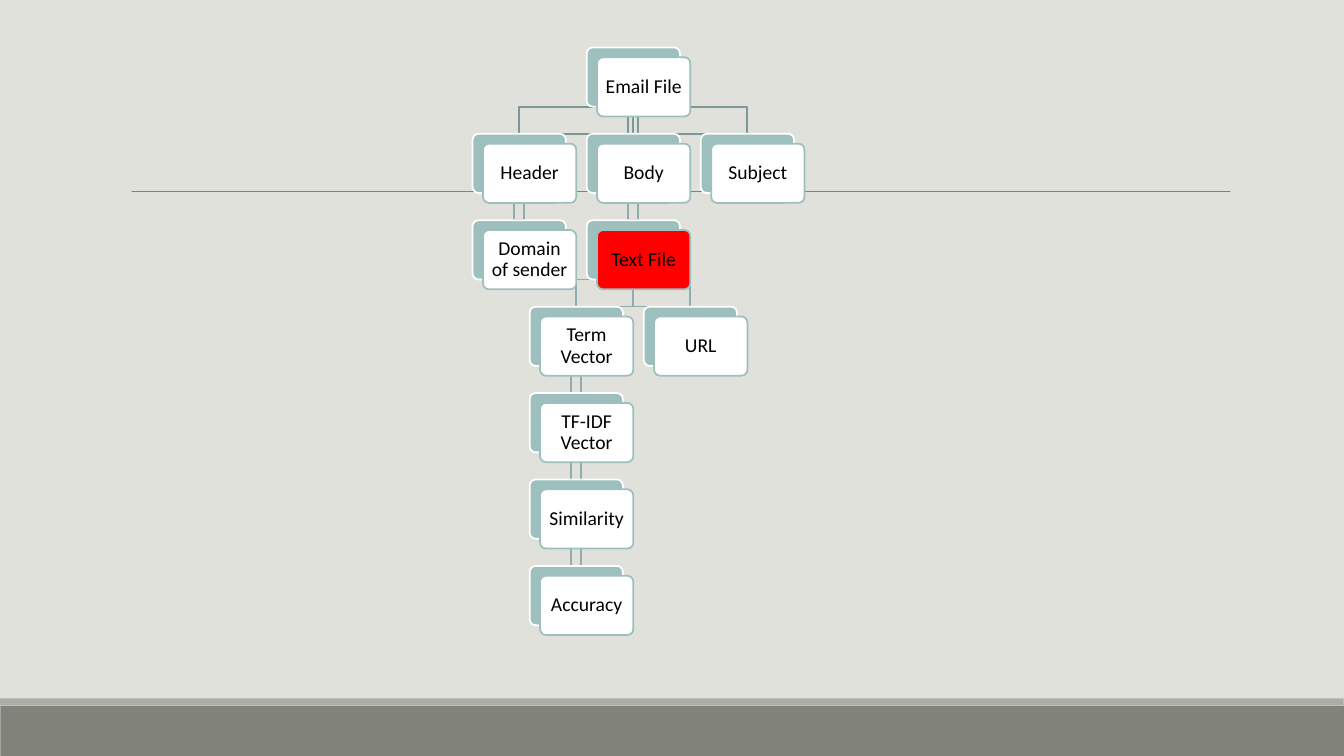
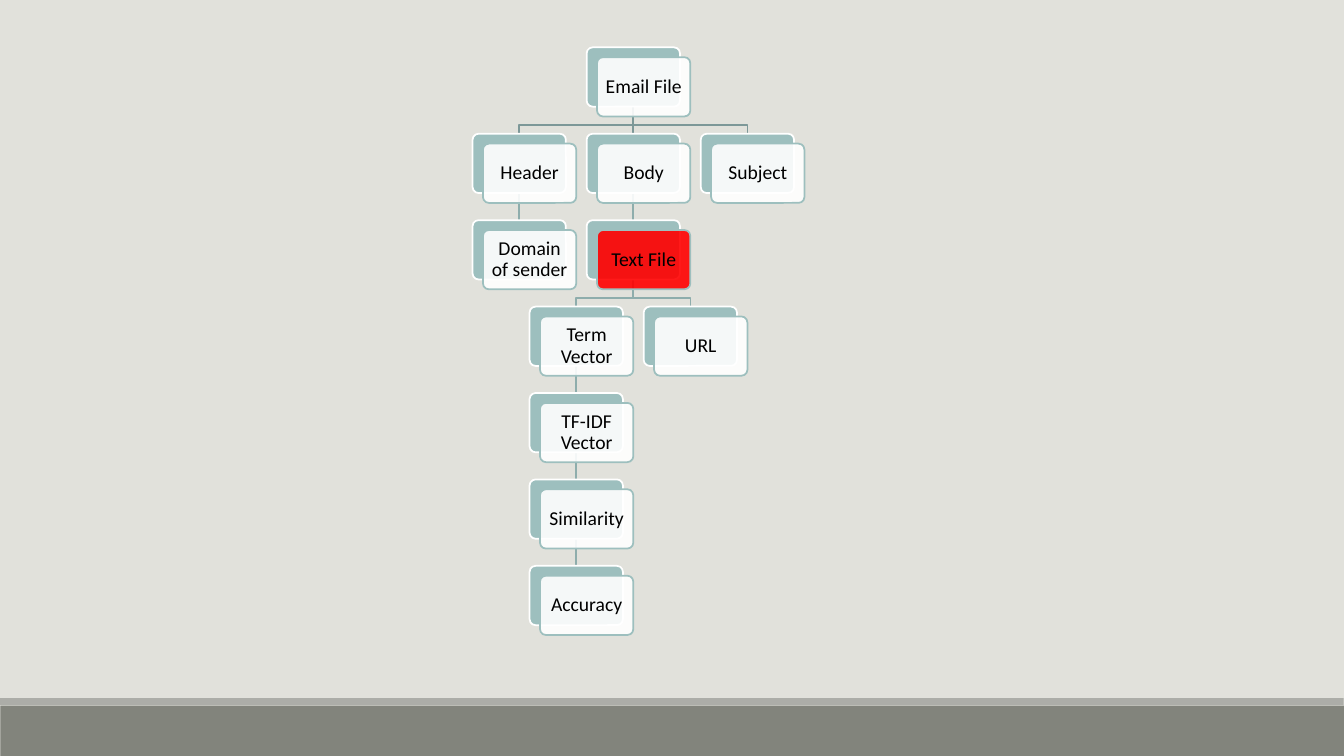
Before and after one commit to bmtober/ec4747-alt, a slide deck: slide 10 of presentation/EC4747Presentation.pptx. Drawn at 1344x756 pixels with LibreOffice and Linux fonts; fonts in the diff are those of the drawing. Boxes give left, top, right and bottom in pixels: in the first picture for what was removed or moved away, otherwise in the second. Text is boxed around its words. In the diff, an @@ line names an element or a change of style, - is before the commit and + after.

```diff
--- a/presentation/EC4747Presentation.pptx
+++ b/presentation/EC4747Presentation.pptx
@@ text "Email File" moved from (x1=597, y1=57, x2=691, y2=117) to (x1=606, y1=79, x2=682, y2=93) @@
@@ rectangle removed at (x1=519, y1=107, x2=633, y2=134) @@
@@ rectangle removed at (x1=628, y1=107, x2=638, y2=134) @@
@@ rectangle removed at (x1=633, y1=107, x2=747, y2=134) @@
@@ text "Header" moved from (x1=483, y1=144, x2=577, y2=204) to (x1=500, y1=165, x2=558, y2=179) @@
@@ text "Body" moved from (x1=597, y1=144, x2=691, y2=204) to (x1=624, y1=165, x2=664, y2=182) @@
@@ line removed from (132, 192) to (1231, 192) @@
@@ rectangle removed at (x1=514, y1=194, x2=524, y2=221) @@
@@ rectangle removed at (x1=628, y1=194, x2=638, y2=221) @@
@@ text "Domain of sender" moved from (x1=483, y1=230, x2=577, y2=289) to (x1=492, y1=241, x2=568, y2=276) @@
@@ text "Text File" moved from (x1=597, y1=230, x2=691, y2=289) to (x1=611, y1=252, x2=676, y2=266) @@
@@ text "Text File" at (x1=611, y1=252, x2=676, y2=266): more space between paragraphs; fill #FF0000 to none; outline #9DBFBE 1.25 pt to none @@
@@ rectangle removed at (x1=577, y1=279, x2=634, y2=307) @@
@@ rectangle removed at (x1=633, y1=279, x2=691, y2=307) @@
@@ text "Term Vector" moved from (x1=540, y1=317, x2=634, y2=376) to (x1=561, y1=328, x2=613, y2=363) @@
@@ rectangle removed at (x1=572, y1=366, x2=582, y2=393) @@
@@ group added at (x1=483, y1=57, x2=747, y2=566): 10 freeform shapes, 7 rounded rectangles @@
@@ more space between paragraphs; fill #FFFFFF to none; outline #9DBFBE 1.25 pt to none in 7 elements at (x1=492, y1=241, x2=568, y2=276), (x1=561, y1=328, x2=613, y2=363), (x1=549, y1=511, x2=623, y2=528), (x1=606, y1=79, x2=682, y2=93), (x1=500, y1=165, x2=558, y2=179), (x1=624, y1=165, x2=664, y2=182), (x1=561, y1=415, x2=613, y2=449) @@
@@ text "TF-IDF Vector" moved from (x1=540, y1=403, x2=634, y2=463) to (x1=561, y1=415, x2=613, y2=449) @@
@@ rectangle removed at (x1=572, y1=453, x2=582, y2=480) @@
@@ text "Similarity" moved from (x1=540, y1=489, x2=634, y2=548) to (x1=549, y1=511, x2=623, y2=528) @@
@@ rectangle removed at (x1=572, y1=538, x2=582, y2=566) @@
```
Also in this commit, not shown: 32 other slides changed, 8 slides added, 7 slides removed, 1 other file.
